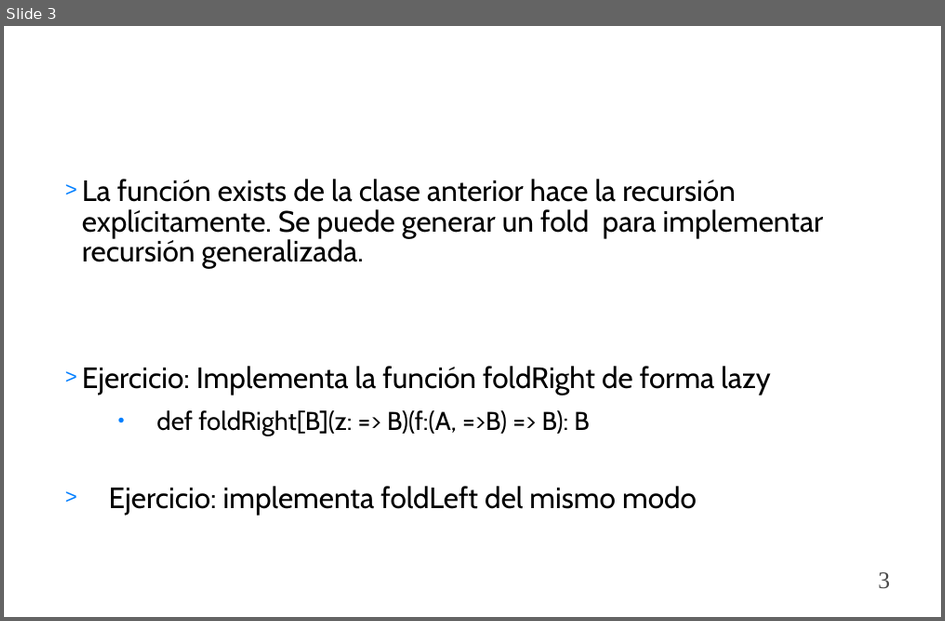
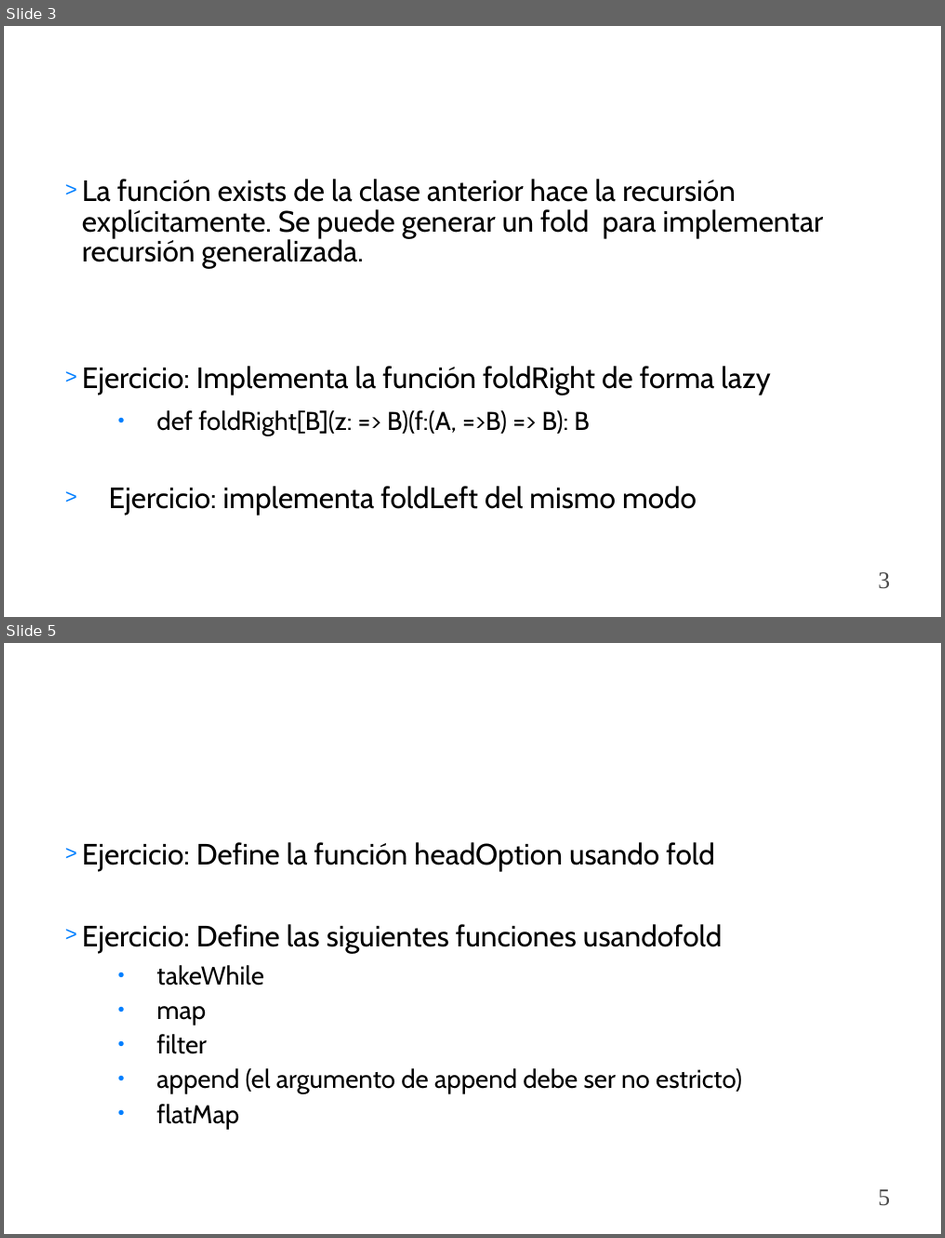
Before and after one commit to togacharls/cursoScala, a slide deck: guiones/ppt/11.Programación Funcional Scala.ppt. Shown one above the other, each under a label of ours: slide 3 before the commit, slides 3 and 5 after it; the slides between them are not shown. The pictures are 945x621 and 945x1238 pixels, drawn with LibreOffice and Linux fonts; fonts in the diff are those of the drawing; background and template pictures are left out. Boxes give left, top, right and bottom in pixels: in the first picture for what was removed or moved away, otherwise in the second. Text is boxed around its words. In the diff, an @@ line names an element or a change of style, - is before the commit and + after.

```diff
--- a/guiones/ppt/11.Programación Funcional Scala.ppt
+++ b/guiones/ppt/11.Programación Funcional Scala.ppt
@@ slide 5 added at (4, 643, 941, 1234), background picture (left out) @@
@@ title added at (50, 652, 894, 751), 40 pt, text #FFFFFF @@
+Función fold
@@ text added at (82, 842, 742, 1128), 29.6 pt, text #000000 @@
+> Ejercicio: Define la función headOption usando fold
+> Ejercicio: Define las siguientes funciones usandofold
+  ● takeWhile
+  ● map
+  ● filter
+  ● append (el argumento de append debe ser no estricto)
+  ● flatMap
@@ page number added at (878, 1189, 890, 1206), 24 pt, text #484848 @@
+5
```
Also in this commit, not shown: 2 slides changed, 1 other slide added, 4 other files.
